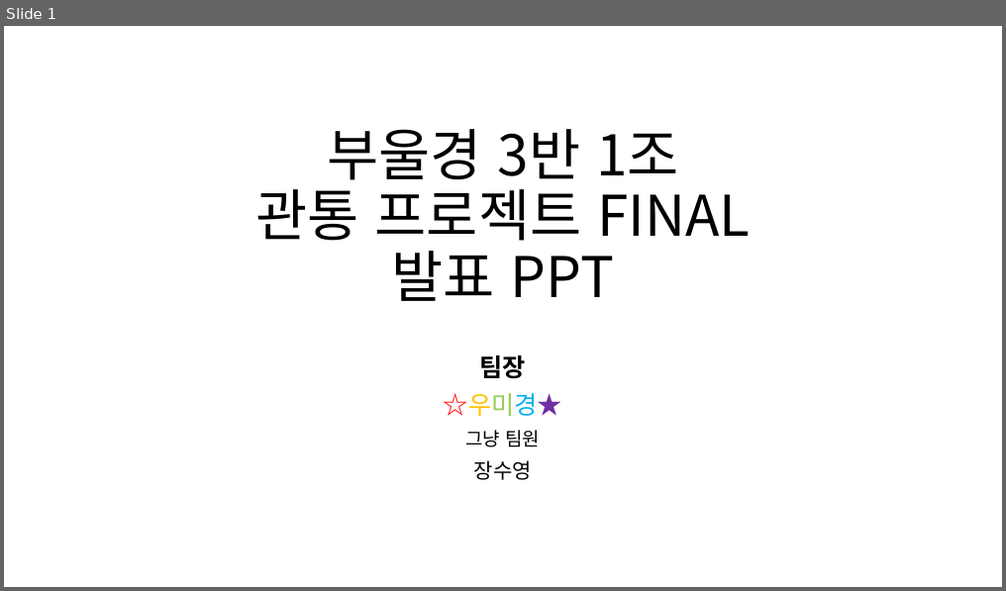
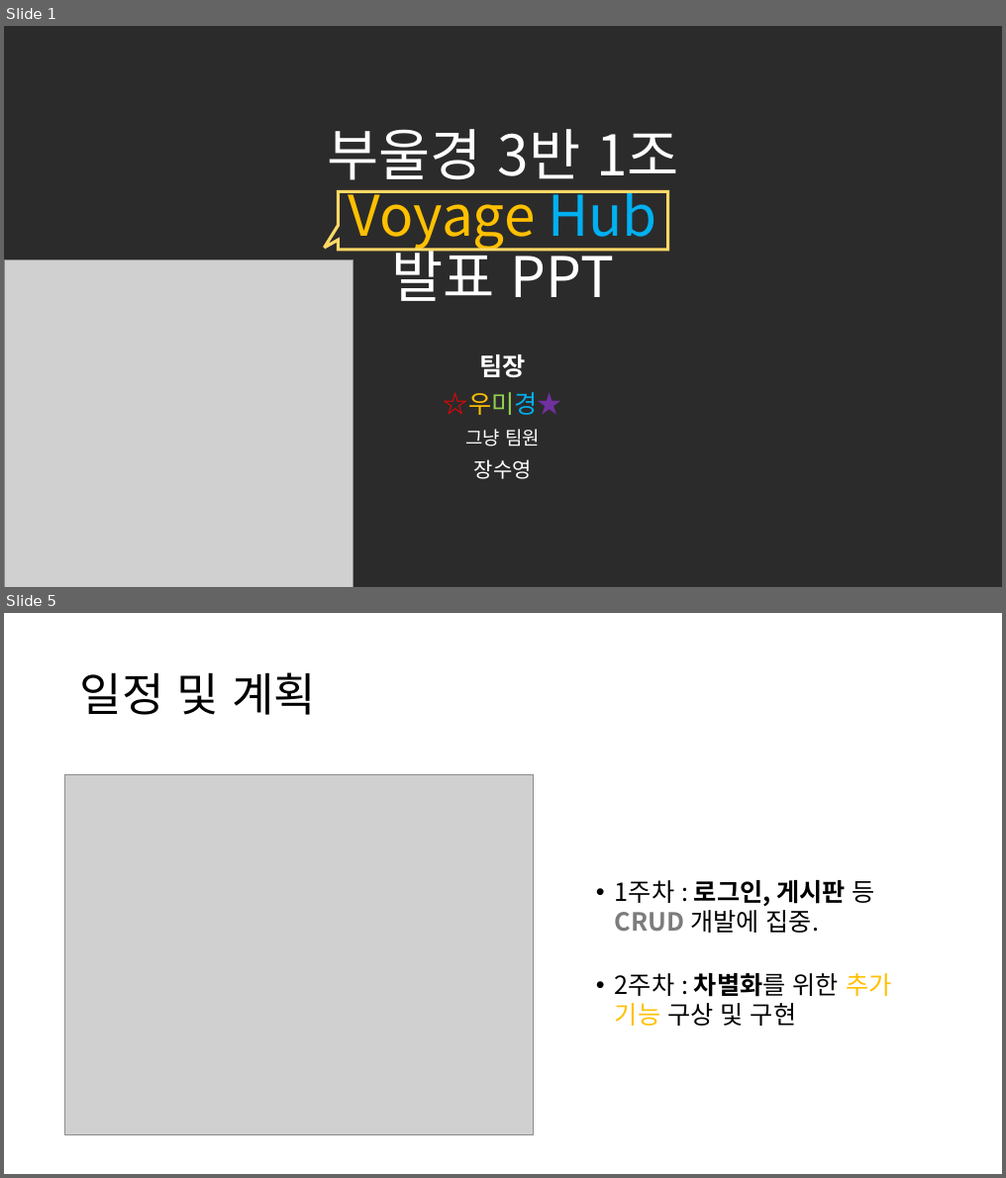
Before and after one commit to Grat3Su/EnjoyTrip, a slide deck: 부울경 3반 1조.pptx. Shown one above the other, each under a label of ours: slide 1 before the commit, slides 1 and 5 after it; the slides between them are not shown. The pictures are 1006x591 and 1006x1178 pixels, drawn with LibreOffice and Linux fonts; fonts in the diff are those of the drawing; grey boxes stand for pictures; background and template pictures are left out; a plain dark background stands for a picture behind light text. Boxes give left, top, right and bottom in pixels: in the first picture for what was removed or moved away, otherwise in the second. Text is boxed around its words. In the diff, an @@ line names an element or a change of style, - is before the commit and + after.

```diff
--- a/부울경 3반 1조.pptx
+++ b/부울경 3반 1조.pptx
@@ slide 5 added at <box>4,613,1002,1174</box>, background #FFFFFF @@
@@ title added at <box>80,672,316,715</box>, 44 pt, text #000000 @@
+일정 및 계획
@@ picture added at <box>65,774,534,1136</box> @@
@@ text added at <box>615,880,891,1026</box>, 24 pt, text #000000 @@
+• 1주차 : 로그인, 게시판 등CRUD 개발에 집중.
+• 2주차 : 차별화를 위한 추가 기능 구상 및 구현
@@ slide 1 changed as well @@
@@ background #FFFFFF to picture (left out) @@
@@ title at <box>327,129,679,301</box>: text changed; text colour #000000 to #FFFFFF @@
-부울경 3반 1조
-관통 프로젝트 FINAL
-발표 PPT
+부울경 3반 1조
+Voyage Hub
+발표 PPT
@@ speech box added at <box>338,191,668,249</box>, outline #FFD966 3 pt @@
@@ picture added at <box>4,261,352,587</box> @@
@@ triangle added at <box>4,350,262,586</box>, fill #FFFFFF, outline #FFFFFF 1 pt @@
@@ subtitle at <box>466,355,541,479</box>: text colour #000000 to #FFFFFF in "팀장", "그냥 팀원", "장수영" @@
```
Also in this commit, not shown: 5 other slides changed, 8 other slides added, 2 slides removed, 5 other files.
